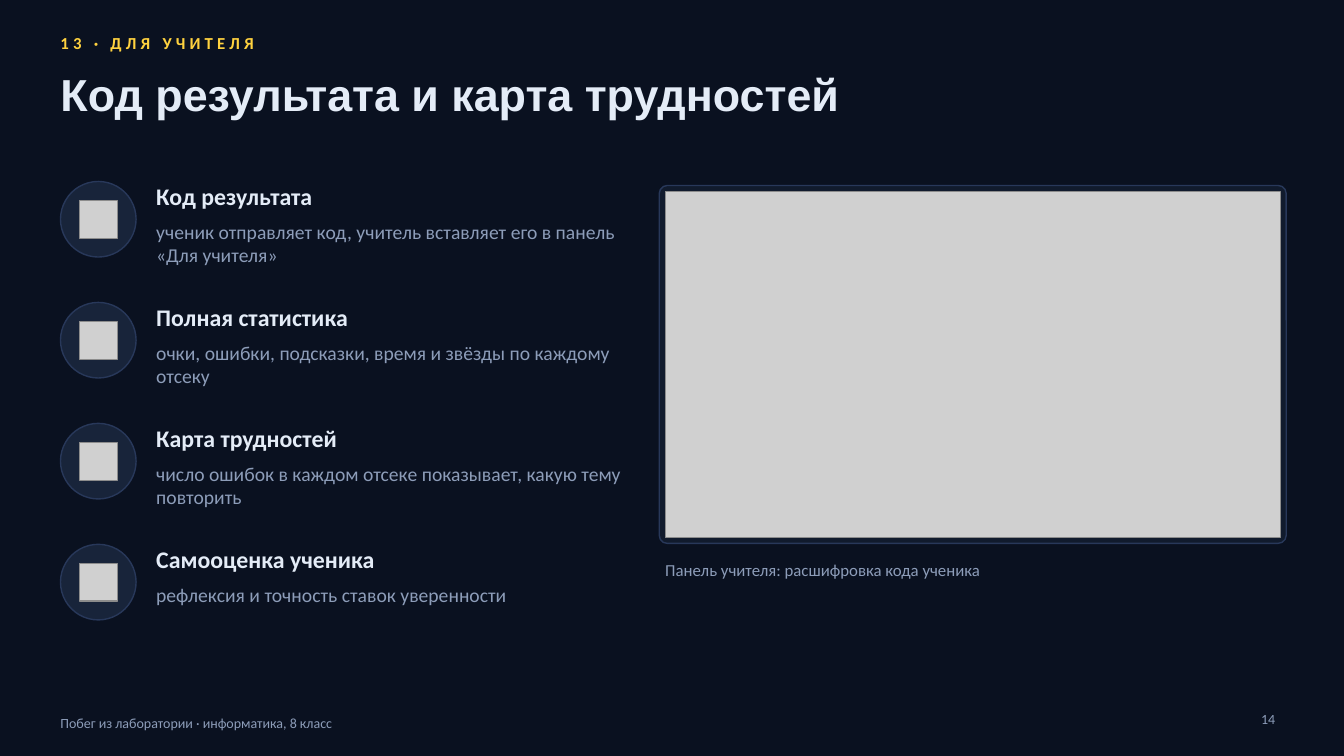
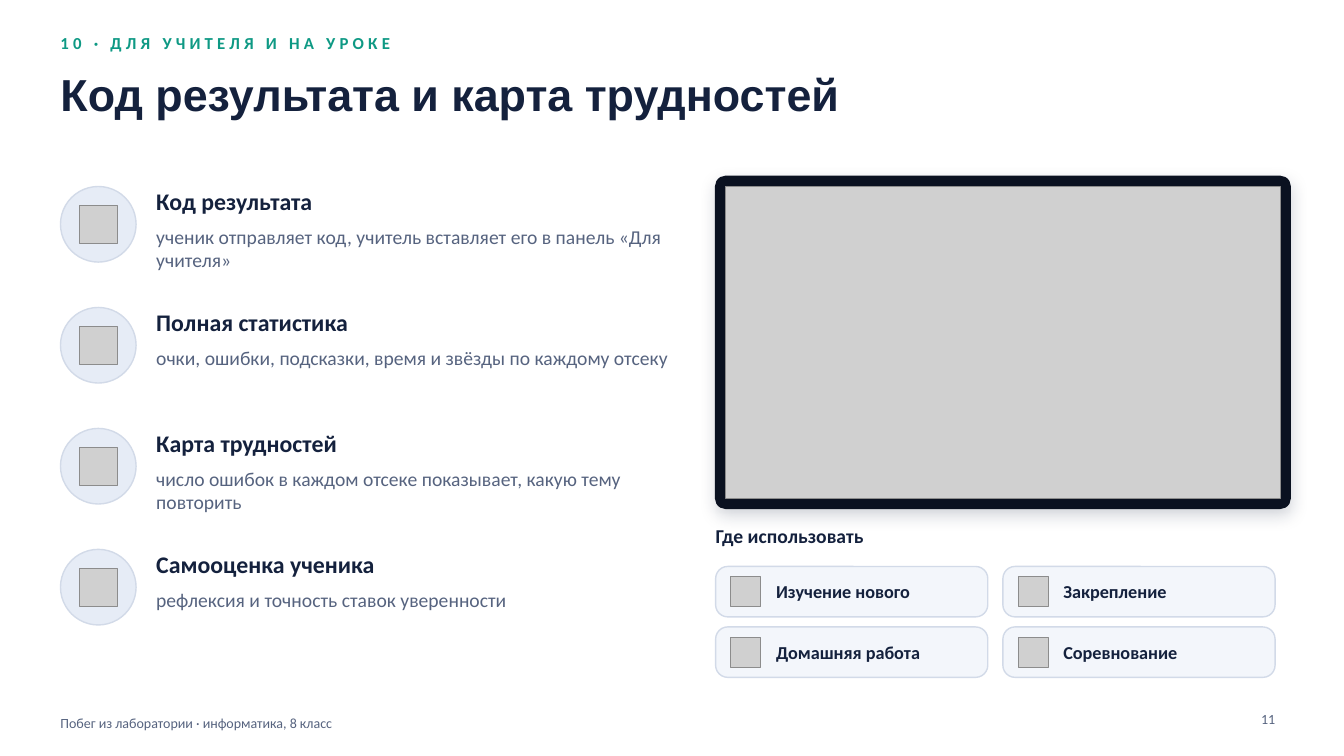
Before and after one commit to galiyabanum/logical, a slide deck: slide 11 of docs/Побег_из_лаборатории_презентация.pptx (slide 14 before the commit). Drawn at 1344x756 pixels with LibreOffice and Linux fonts; fonts in the diff are those of the drawing; grey boxes stand for pictures. Boxes give left, top, right and bottom in pixels: in the first picture for what was removed or moved away, otherwise in the second. Text is boxed around its words. In the diff, an @@ line names an element or a change of style, - is before the commit and + after.

```diff
--- a/docs/Побег_из_лаборатории_презентация.pptx
+++ b/docs/Побег_из_лаборатории_презентация.pptx
@@ background #0A1120 to #FFFFFF @@
@@ text at (60,38,390,52): text changed; text colour #FFD23F to #0E9984 @@
-13 · ДЛЯ УЧИТЕЛЯ
+10 · ДЛЯ УЧИТЕЛЯ И НА УРОКЕ
@@ rounded rectangle: place and size @@
-rounded rectangle at (659,186,1287,543)
+rounded rectangle at (716,176,1291,508)
@@ rounded rectangle at (716,176,1291,508): fill #111B2D to #0A1120; outline #28385A 1 pt to #0A1120 1 pt; shadow on; proportions changed @@
@@ 4 pictures, 4 ellipses: place and size @@
-4 pictures, 4 ellipses at (60,181,136,620)
+4 pictures, 4 ellipses at (60,187,136,625)
@@ fill #18243A to #E6ECF6; outline #28385A 1 pt to #D2DAE8 1 pt in 4 elements at (60,308,136,383), (60,429,136,504), (60,549,136,625), (60,187,136,262) @@
@@ picture: place and size @@
-picture at (665,192,1280,537)
+picture at (726,187,1280,498)
@@ text added at (716,530,864,546), 14 pt, text #14213D, bold @@
+Где использовать
@@ text colour #E4ECF7 to #14213D in 5 elements at (60,77,839,120), (156,435,337,456), (156,194,312,214), (156,315,348,331), (156,557,374,577) @@
@@ text removed at (665,565,980,579) @@
-Панель учителя: расшифровка кода ученика
@@ rounded rectangle added at (716,567,988,617), fill #F3F6FB, outline #D2DAE8 1 pt @@
@@ rounded rectangle added at (1003,567,1275,617), fill #F3F6FB, outline #D2DAE8 1 pt @@
@@ text colour #8D9DB9 to #56637F in 5 elements at (60,718,332,730), (156,231,661,270), (156,351,668,368), (156,472,620,512), (156,594,506,610) @@
@@ picture added at (731,577,761,607) @@
@@ text added at (776,586,909,601), 13 pt, text #14213D, bold @@
+Изучение нового
@@ picture added at (1018,577,1049,607) @@
@@ text added at (1063,586,1166,601), 13 pt, text #14213D, bold @@
+Закрепление
@@ rounded rectangle added at (716,627,988,678), fill #F3F6FB, outline #D2DAE8 1 pt @@
@@ rounded rectangle added at (1003,627,1275,678), fill #F3F6FB, outline #D2DAE8 1 pt @@
@@ picture added at (731,637,761,667) @@
@@ text added at (776,646,920,662), 13 pt, text #14213D, bold @@
+Домашняя работа
@@ picture added at (1018,637,1049,667) @@
@@ text added at (1063,647,1177,662), 13 pt, text #14213D, bold @@
+Соревнование
@@ page number at (1261,715,1275,724): text changed; text colour #8D9DB9 to #56637F @@
-14
+11
```
Also in this commit, not shown: 11 other slides changed, 5 slides removed, 1 other file.
